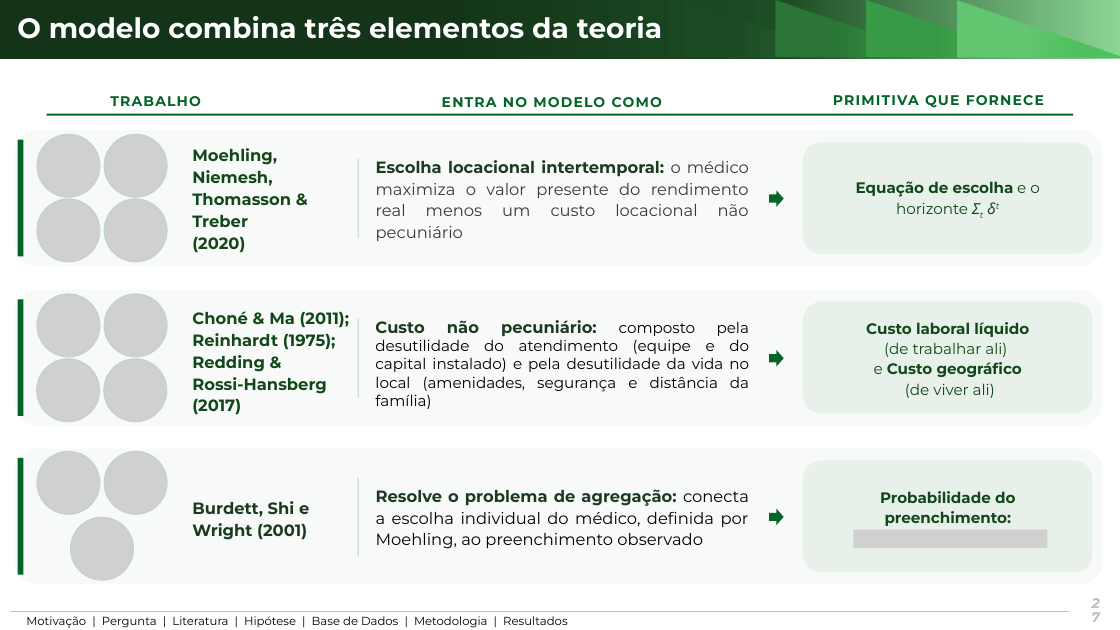
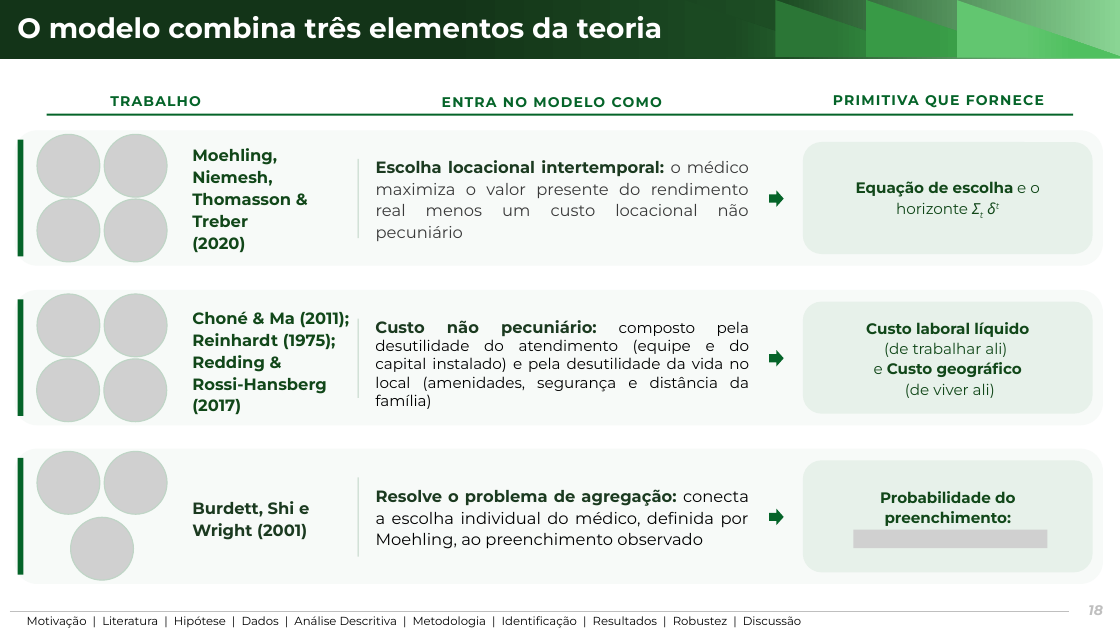
Before and after one commit to ka1victor/impact-eval-health-econ-pmme, a slide deck: slide 18 of output/apresentacao_banca_final/deck_banca_final.pptx (slide 27 before the commit). Drawn at 1120x630 pixels with LibreOffice and Linux fonts; fonts in the diff are those of the drawing; grey boxes stand for pictures; background and template pictures are left out. Boxes give left, top, right and bottom in pixels: in the first picture for what was removed or moved away, otherwise in the second. Text is boxed around its words. In the diff, an @@ line names an element or a change of style, - is before the commit and + after.

```diff
--- a/output/apresentacao_banca_final/deck_banca_final.pptx
+++ b/output/apresentacao_banca_final/deck_banca_final.pptx
@@ text at [27,616,801,628]: text changed @@
-Motivação | Pergunta | Literatura | Hipótese | Base de Dados | Metodologia | Resultados
+Motivação | Literatura | Hipótese | Dados | Análise Descritiva | Metodologia | Identificação | Resultados | Robustez | Discussão
@@ text at [1088,605,1103,615]: text changed @@
-27
+18
```
Also in this commit, not shown: 13 other slides changed, 7 slides added, 16 slides removed, 7 other files.
